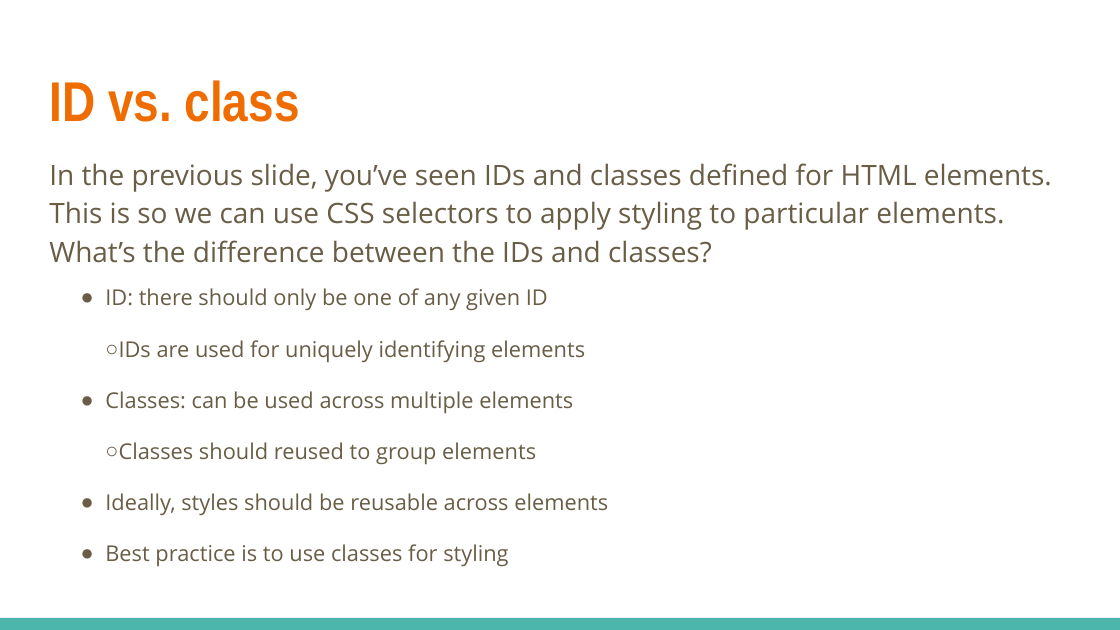
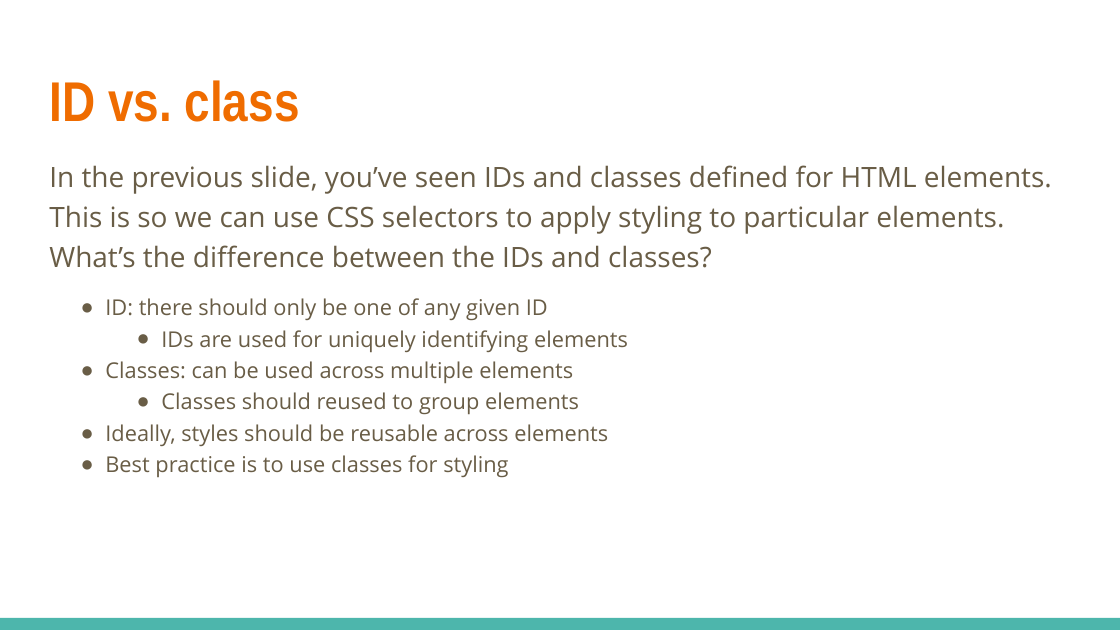
Before and after one commit to linkedin/high-school-trainee, a slide deck: slide 18 of Curriculum/Week_1/Lectures/1.3_HTML_and_CSS.pptx. Drawn at 1120x630 pixels with LibreOffice and Linux fonts; fonts in the diff are those of the drawing. Boxes give left, top, right and bottom in pixels: in the first picture for what was removed or moved away, otherwise in the second. Text is boxed around its words. In the diff, an @@ line names an element or a change of style, - is before the commit and + after.

```diff
--- a/Curriculum/Week_1/Lectures/1.3_HTML_and_CSS.pptx
+++ b/Curriculum/Week_1/Lectures/1.3_HTML_and_CSS.pptx
@@ text "In the previous slide, you’ve ..." at bbox=[49, 165, 1052, 478]: line spacing 1.15 to 1.2; line spacing 1 to 1.2; bullet ○ to ●; less space between paragraphs @@
```
Also in this commit, not shown: 6 other slides changed, 11 other files.
